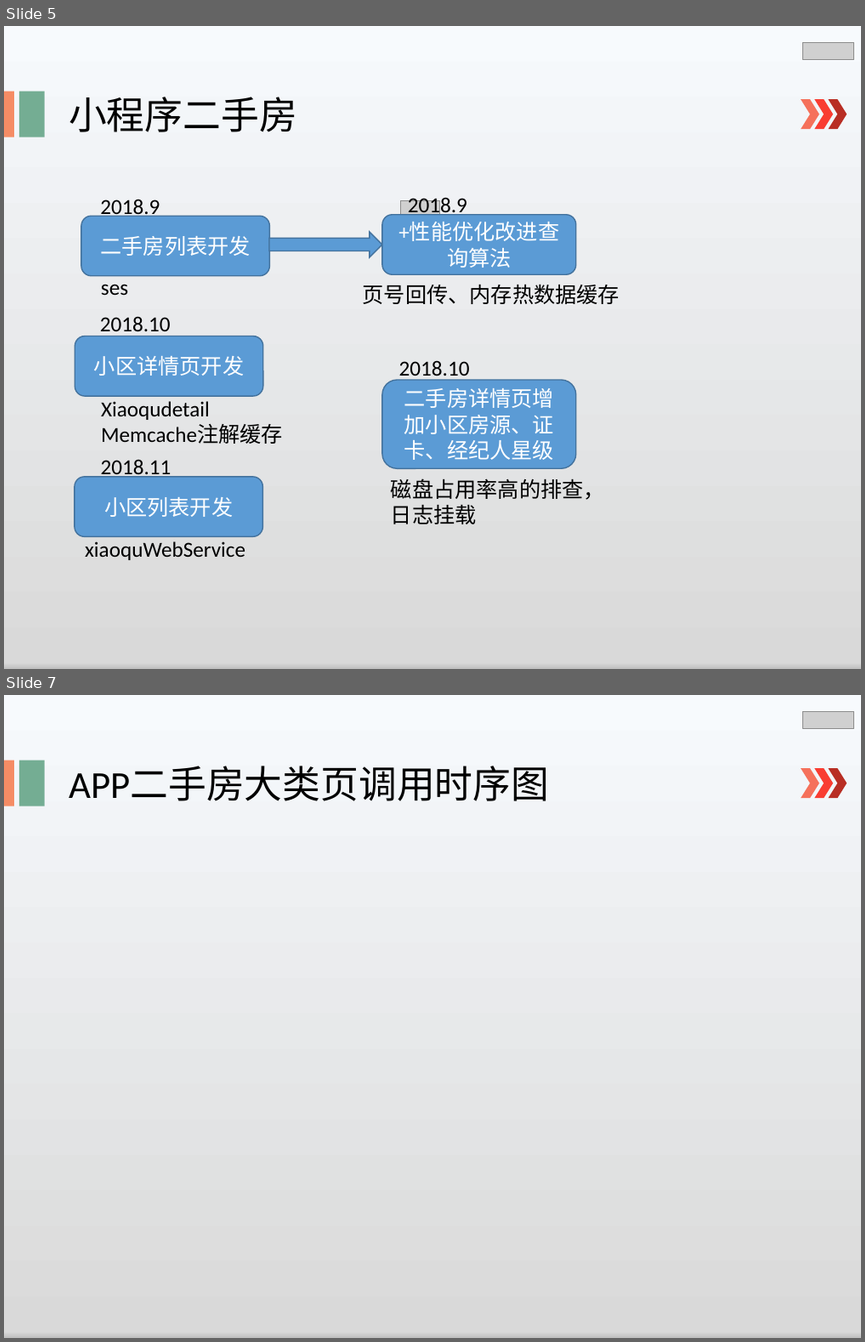
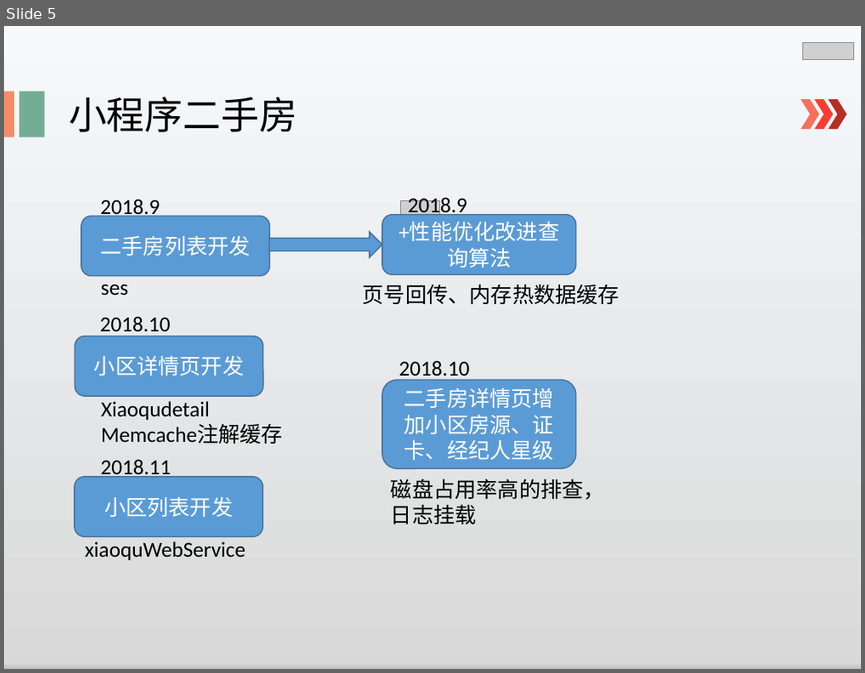
Before and after one commit to lspgithublxh/document, a slide deck: 业务文档跟踪/述职/shuzhi.pptx. Shown one above the other, each under a label of ours: slides 5 and 7 before the commit, slide 5 after it; the slides between them are not shown. The pictures are 865x1342 and 865x673 pixels, drawn with LibreOffice and Linux fonts; fonts in the diff are those of the drawing; grey boxes stand for pictures. Boxes give left, top, right and bottom in pixels: in the first picture for what was removed or moved away, otherwise in the second. Text is boxed around its words. In the diff, an @@ line names an element or a change of style, - is before the commit and + after.

```diff
--- a/业务文档跟踪/述职/shuzhi.pptx
+++ b/业务文档跟踪/述职/shuzhi.pptx
@@ slide 7 removed at (4,695,861,1338), background gradient #F7FAFD to #D9D9D9 to #BFBFBF to #F2F2F2 to #CEE1F2 @@
@@ picture removed at (802,711,854,728) @@
@@ rectangle removed at (4,760,14,806) @@
@@ rectangle removed at (19,760,45,806) @@
@@ text removed at (69,766,549,801) @@
-APP二手房大类页调用时序图
@@ chevron removed at (800,768,820,798) @@
@@ chevron removed at (815,768,834,798) @@
@@ chevron removed at (828,768,847,798) @@
```
Also in this commit, not shown: 3 slides changed, 9 slides added.
